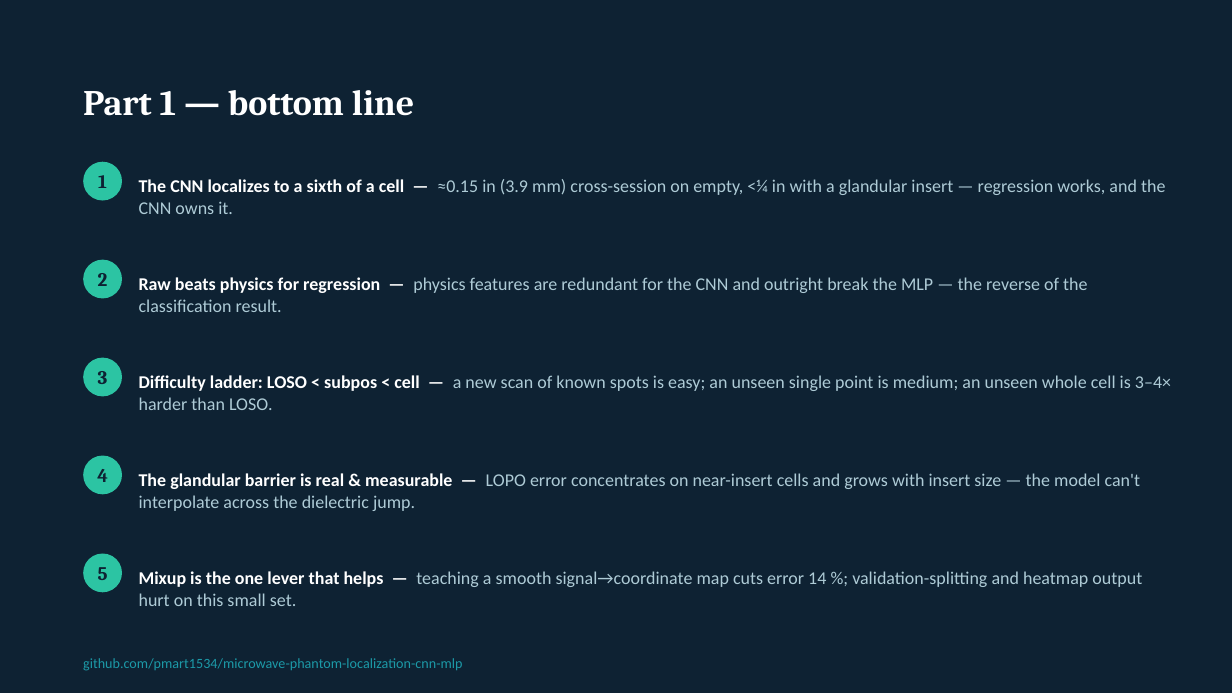
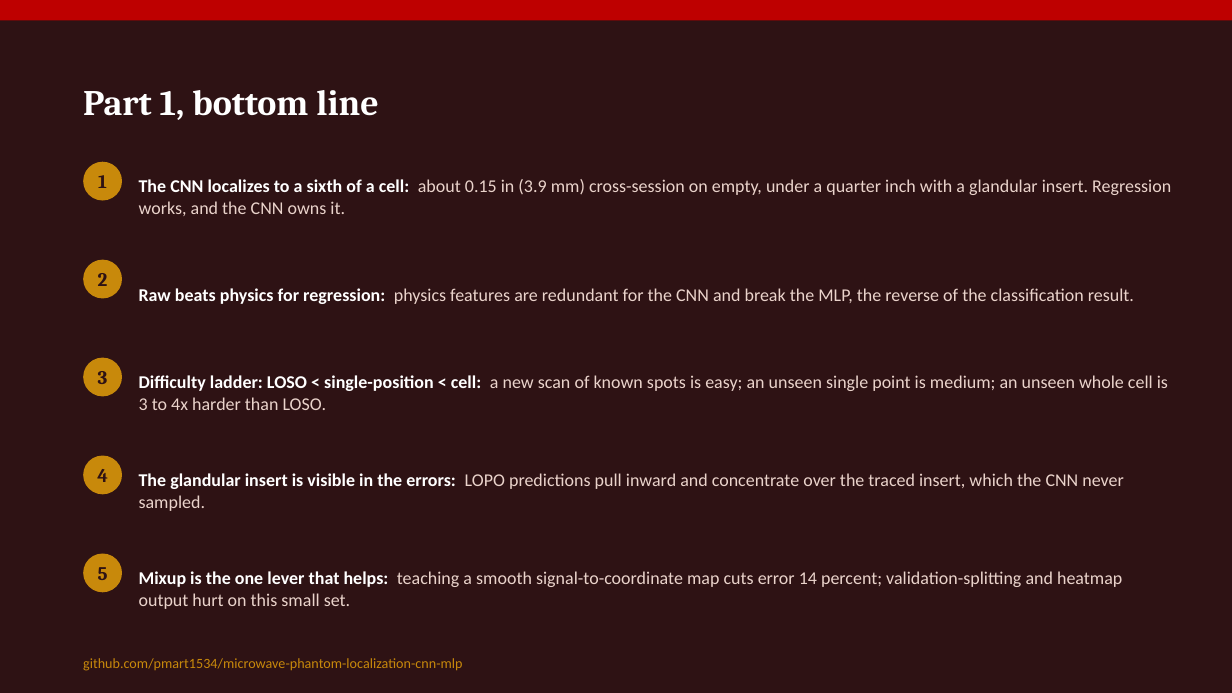
Before and after one commit to pmart1534/microwave-phantom-localization-cnn-mlp, a slide deck: slide 13 of regression_deck/Deck1_Measured_Regression.pptx (slide 11 before the commit). Drawn at 1232x693 pixels with LibreOffice and Linux fonts; fonts in the diff are those of the drawing. Boxes give left, top, right and bottom in pixels: in the first picture for what was removed or moved away, otherwise in the second. Text is boxed around its words. In the diff, an @@ line names an element or a change of style, - is before the commit and + after.

```diff
--- a/regression_deck/Deck1_Measured_Regression.pptx
+++ b/regression_deck/Deck1_Measured_Regression.pptx
@@ background #0E2233 to #2E1214 @@
@@ rectangle added at <box>0,0,1232,20</box>, fill #BE0000 @@
@@ text at <box>83,90,378,120</box>: text changed @@
-Part 1 — bottom line
+Part 1, bottom line
@@ text at <box>139,179,1171,216</box>: text changed; text colour #AECBD6 to #EAD3CB @@
-The CNN localizes to a sixth of a cell — ≈0.15 in (3.9 mm) cross-session on empty, <¼ in with a glandular insert — regression works, and the CNN owns it.
+The CNN localizes to a sixth of a cell: about 0.15 in (3.9 mm) cross-session on empty, under a quarter inch with a glandular insert. Regression works, and the CNN owns it.
@@ text at <box>139,288,1134,304</box>: text changed; text colour #AECBD6 to #EAD3CB @@
-Raw beats physics for regression — physics features are redundant for the CNN and outright break the MLP — the reverse of the classification result.
+Raw beats physics for regression: physics features are redundant for the CNN and break the MLP, the reverse of the classification result.
@@ text at <box>139,375,1168,410</box>: text changed; text colour #AECBD6 to #EAD3CB @@
-Difficulty ladder: LOSO < subpos < cell — a new scan of known spots is easy; an unseen single point is medium; an unseen whole cell is 3–4× harder than LOSO.
+Difficulty ladder: LOSO < single-position < cell: a new scan of known spots is easy; an unseen single point is medium; an unseen whole cell is 3 to 4x harder than LOSO.
@@ text at <box>139,473,1124,511</box>: text changed; text colour #AECBD6 to #EAD3CB @@
-The glandular barrier is real & measurable — LOPO error concentrates on near-insert cells and grows with insert size — the model can't interpolate across the dielectric jump.
+The glandular insert is visible in the errors: LOPO predictions pull inward and concentrate over the traced insert, which the CNN never sampled.
@@ text colour #0E2233 to #2E1214 in 5 elements at <box>98,175,107,188</box>, <box>98,273,108,286</box>, <box>98,371,108,384</box>, <box>97,469,108,482</box>, <box>98,567,108,580</box> @@
@@ fill #2CC4A3 to #C8890B in 5 elements at <box>83,162,122,201</box>, <box>83,260,122,299</box>, <box>83,358,122,396</box>, <box>83,456,122,494</box>, <box>83,554,122,592</box> @@
@@ text at <box>139,571,1122,609</box>: text changed; text colour #AECBD6 to #EAD3CB @@
-Mixup is the one lever that helps — teaching a smooth signal→coordinate map cuts error 14 %; validation-splitting and heatmap output hurt on this small set.
+Mixup is the one lever that helps: teaching a smooth signal-to-coordinate map cuts error 14 percent; validation-splitting and heatmap output hurt on this small set.
@@ text "github.com/pmart1534/microwave-phantom-localization-cnn-mlp" at <box>83,658,462,671</box>: text colour #1C9AA8 to #C8890B @@
```
Also in this commit, not shown: 10 other slides changed, 2 slides added, 12 other files.
